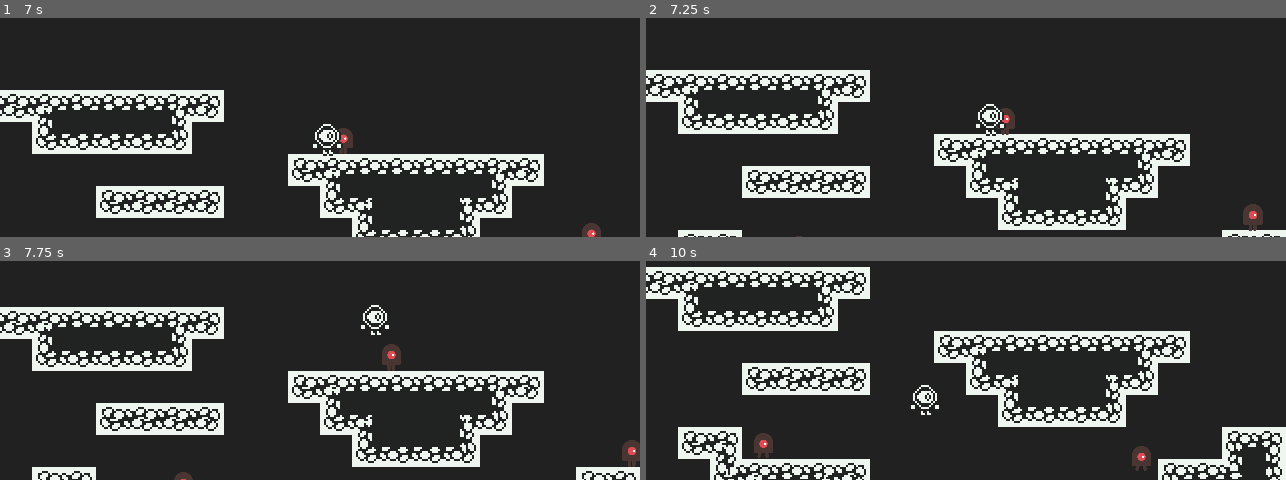
Above: before the commit, frames 1-4 (two rows, left to right).
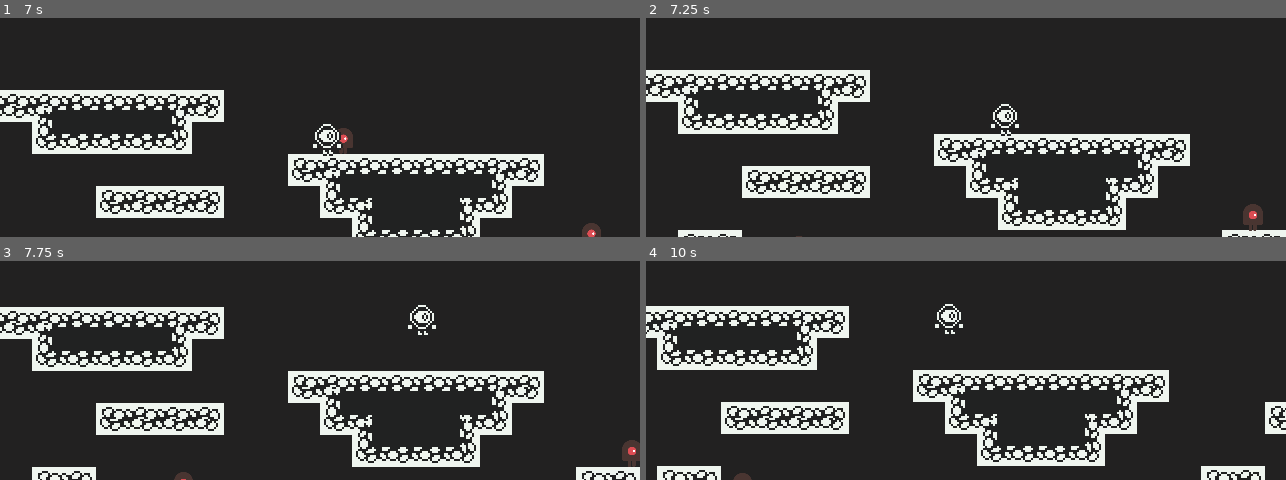
Above: after the commit, the same moments.

Repository: lssalgado/oge-godot
Game: Godot game, scene res://scenes/World.tscn
The game is run twice, just before and just after one commit, with the same random seed, the same clock (stepped at 60 frames per second) and the same inputs.
Inputs:
- Up to frame 1 (7 s): hold Right (ui_right) 0.53-2.03 s; tap Up (ui_up) at 0.77, 1.52, 3.02, 3.77, 4.52, 6.02, 6.77 s; hold Left (ui_left) 2.03-4.28 s; hold Right (ui_right) from 4.28 s (still down)
- Up to frame 2 (7.25 s): keep holding Right (ui_right)
- Up to frame 3 (7.75 s): keep holding Right (ui_right); tap Up (ui_up) at 7.52 s
- Up to frame 4 (10 s): release Right (ui_right) at 8.03 s; hold Left (ui_left) 8.03-9.53 s; tap Up (ui_up) at 9.02, 9.77 s; hold Right (ui_right) from 9.53 s (still down)

Frame 1 is identical in both runs. In frame 2, 0.5% of the frame differs, in the area x 51-59%, y 39-54%; in frame 3, 0.7%; in frame 4, 26%, in the area x 0-100%, y 2-100%.

Commit message:
Made invincibility frames

Diff:
--- a/scenes/Mob.tscn
+++ b/scenes/Mob.tscn
@@ -25,8 +25,7 @@
 "Mob",
 ]]
 position = Vector2( 0.223221, -0.23597 )
-collision_layer = 8
-collision_mask = 3
+collision_layer = 4
 script = ExtResource( 3 )
 __meta__ = {
 "_edit_group_": true
@@ -37,7 +36,6 @@
 scale = Vector2( 0.1, 0.1 )
 
 [node name="AnimatedSprite" type="AnimatedSprite" parent="Skin"]
-scale = Vector2( 1, 1 )
 frames = SubResource( 1 )
 animation = "walk"
 
@@ -62,26 +60,30 @@
 enabled = true
 cast_to = Vector2( 0, 17 )
 
-[node name="Event_Collisions" type="Node2D" parent="."]
+[node name="EventCollisions" type="Node2D" parent="."]
 
-[node name="Top" type="Area2D" parent="Event_Collisions"]
-collision_layer = 4
+[node name="Top" type="Area2D" parent="EventCollisions"]
+modulate = Color( 0.431373, 0, 1, 1 )
+monitorable = false
+collision_layer = 0
 collision_mask = 2
 
-[node name="CollisionShape2D" type="CollisionShape2D" parent="Event_Collisions/Top"]
+[node name="CollisionShape2D" type="CollisionShape2D" parent="EventCollisions/Top"]
 position = Vector2( 0, -6.20702 )
 shape = SubResource( 3 )
 
-[node name="Sides" type="Area2D" parent="Event_Collisions"]
-collision_layer = 4
+[node name="Sides" type="Area2D" parent="EventCollisions"]
+modulate = Color( 0.431373, 0, 1, 1 )
+monitorable = false
+collision_layer = 0
 collision_mask = 2
 
-[node name="CollisionShape2D" type="CollisionShape2D" parent="Event_Collisions/Sides"]
+[node name="CollisionShape2D" type="CollisionShape2D" parent="EventCollisions/Sides"]
 position = Vector2( -4, 0 )
 shape = SubResource( 4 )
 
-[node name="CollisionShape2D2" type="CollisionShape2D" parent="Event_Collisions/Sides"]
+[node name="CollisionShape2D2" type="CollisionShape2D" parent="EventCollisions/Sides"]
 position = Vector2( 4, 0 )
 shape = SubResource( 4 )
-[connection signal="body_entered" from="Event_Collisions/Top" to="." method="_on_Top_body_entered"]
-[connection signal="body_entered" from="Event_Collisions/Sides" to="." method="_on_Sides_body_entered"]
+[connection signal="body_entered" from="EventCollisions/Top" to="." method="_on_Top_body_entered"]
+[connection signal="body_entered" from="EventCollisions/Sides" to="." method="_on_Sides_body_entered"]
--- a/scenes/Player.tscn
+++ b/scenes/Player.tscn
@@ -85,9 +85,7 @@
 collision_layer = 2
 script = ExtResource( 2 )
 
-[node name="Sprite" type="Sprite" parent="." groups=[
-"players",
-]]
+[node name="Sprite" type="Sprite" parent="."]
 texture = ExtResource( 1 )
 vframes = 4
 hframes = 12
@@ -123,6 +121,8 @@
 [node name="Timers" type="Node2D" parent="."]
 
 [node name="Damage_Timer" type="Timer" parent="Timers"]
-wait_time = 5.0
+wait_time = 0.8
 one_shot = true
+
+[node name="EventCollisions" type="Node2D" parent="."]
 [connection signal="timeout" from="Timers/Damage_Timer" to="." method="_on_Damage_Timer_timeout"]
--- a/scenes/World.tscn
+++ b/scenes/World.tscn
@@ -471,6 +471,7 @@
 tile_set = SubResource( 48 )
 cell_size = Vector2( 16, 16 )
 cell_custom_transform = Transform2D( 16, 0, 0, 16, 0, 0 )
+collision_mask = 7
 format = 1
 tile_data = PoolIntArray( -65537, 0, 3, -1, 0, 65539, 65535, 0, 65539, 131071, 0, 65539, 196607, 0, 262148, 131072, 0,  …(2103 unchanged characters)…
 
--- a/scripts/Mob.gd
+++ b/scripts/Mob.gd
@@ -24,8 +24,9 @@
 	physics_process(delta)
 
 func _on_Top_body_entered(body: Node):
-	if body.is_in_group("Player"):
-		queue_free()
+	if body.global_position.y > $EventCollisions/Top.global_position.y:
+		return
+	queue_free()
 
 func _on_Sides_body_entered(body):
 	if body.is_in_group("Player") and body.invulnerable == false:
